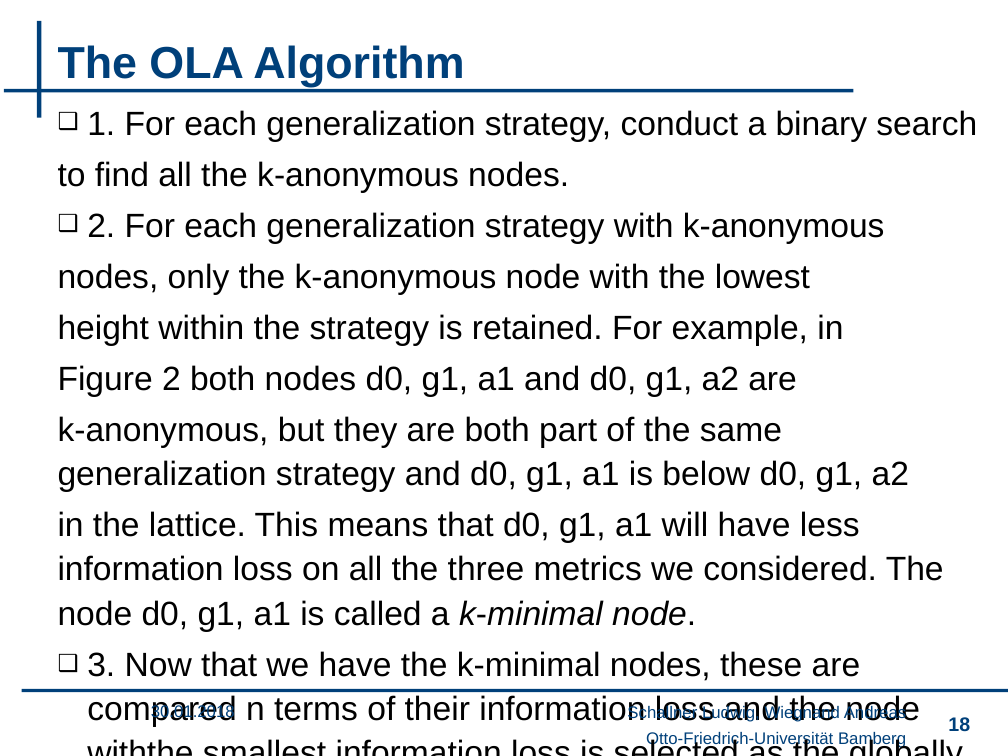
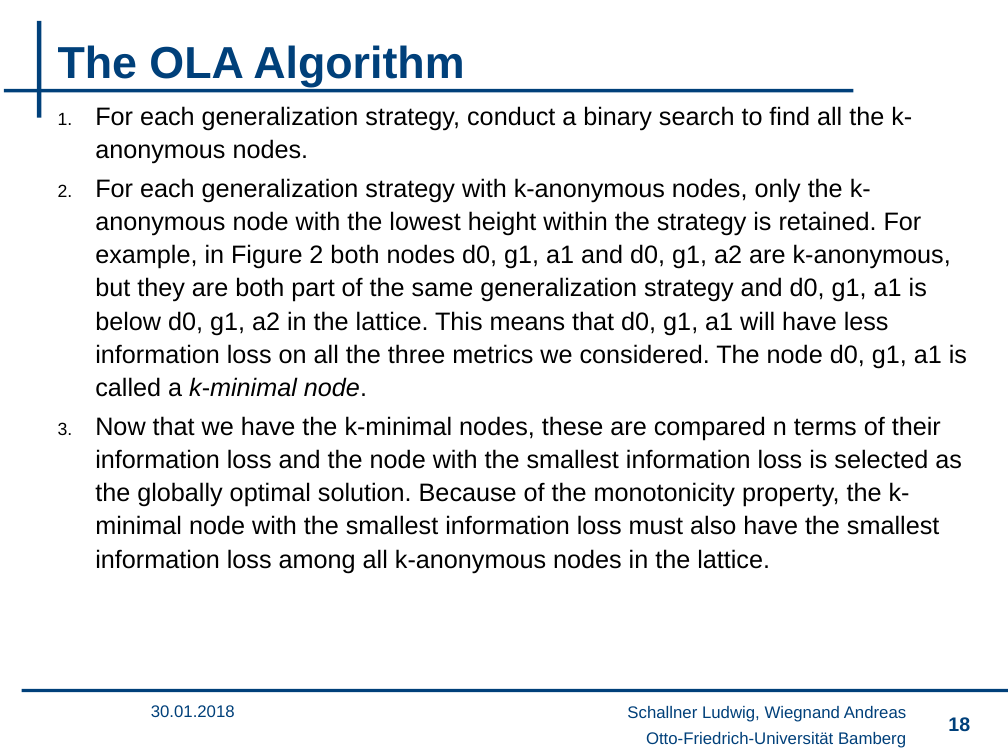
Before and after one commit to wsgan001/PSI-MSem, a slide deck: slide 18 of presentation/sicherheits_final_anV3.pptx. Drawn at 1008x756 pixels with LibreOffice and Linux fonts; fonts in the diff are those of the drawing; background and template pictures are left out. Boxes give left, top, right and bottom in pixels: in the first picture for what was removed or moved away, otherwise in the second. Text is boxed around its words. In the diff, an @@ line names an element or a change of style, - is before the commit and + after.

```diff
--- a/presentation/sicherheits_final_anV3.pptx
+++ b/presentation/sicherheits_final_anV3.pptx
@@ text at bbox=[95, 106, 967, 573]: text changed; size 24 to 18 pt @@
-❑ 1. For each generalization strategy, conduct a binary search
-to find all the k-anonymous nodes.
-❑ 2. For each generalization strategy with k-anonymous
-nodes, only the k-anonymous node with the lowest
-height within the strategy is retained. For example, in
-Figure 2 both nodes d0, g1, a1 and d0, g1, a2 are
-k-anonymous, but they are both part of the same generalization strategy and d0, g1, a1 is below d0, g1, a2
-in the lattice. This means that d0, g1, a1 will have less information loss on all the three metrics we considered. The node d0, g1, a1 is called a k-minimal node.
-❑ 3. Now that we have the k-minimal nodes, these are compared n terms of their information loss and the node withthe smallest information loss is selected as the globally
-optimal solution. Because of the monotonicity property,
-the k-minimal node with the smallest information loss
-must also have the smallest information loss among all
-k-anonymous nodes in the lattice.
+1. For each generalization strategy, conduct a binary search to find all the k-anonymous nodes.
+2. For each generalization strategy with k-anonymous nodes, only the k-anonymous node with the lowest height within the strategy is retained. For example, in Figure 2 both nodes d0, g1, a1 and d0, g1, a2 are k-anonymous, but they are both part of the same generalization strategy and d0, g1, a1 is below d0, g1, a2 in the lattice. This means that d0, g1, a1 will have less information loss on all the three metrics we considered. The node d0, g1, a1 is called a k-minimal node.
+3. Now that we have the k-minimal nodes, these are compared n terms of their information loss and the node with the smallest information loss is selected as the globally optimal solution. Because of the monotonicity property, the k-minimal node with the smallest information loss must also have the smallest information loss among all k-anonymous nodes in the lattice.
```
Also in this commit, not shown: 1 other slide changed, 1 other file.
